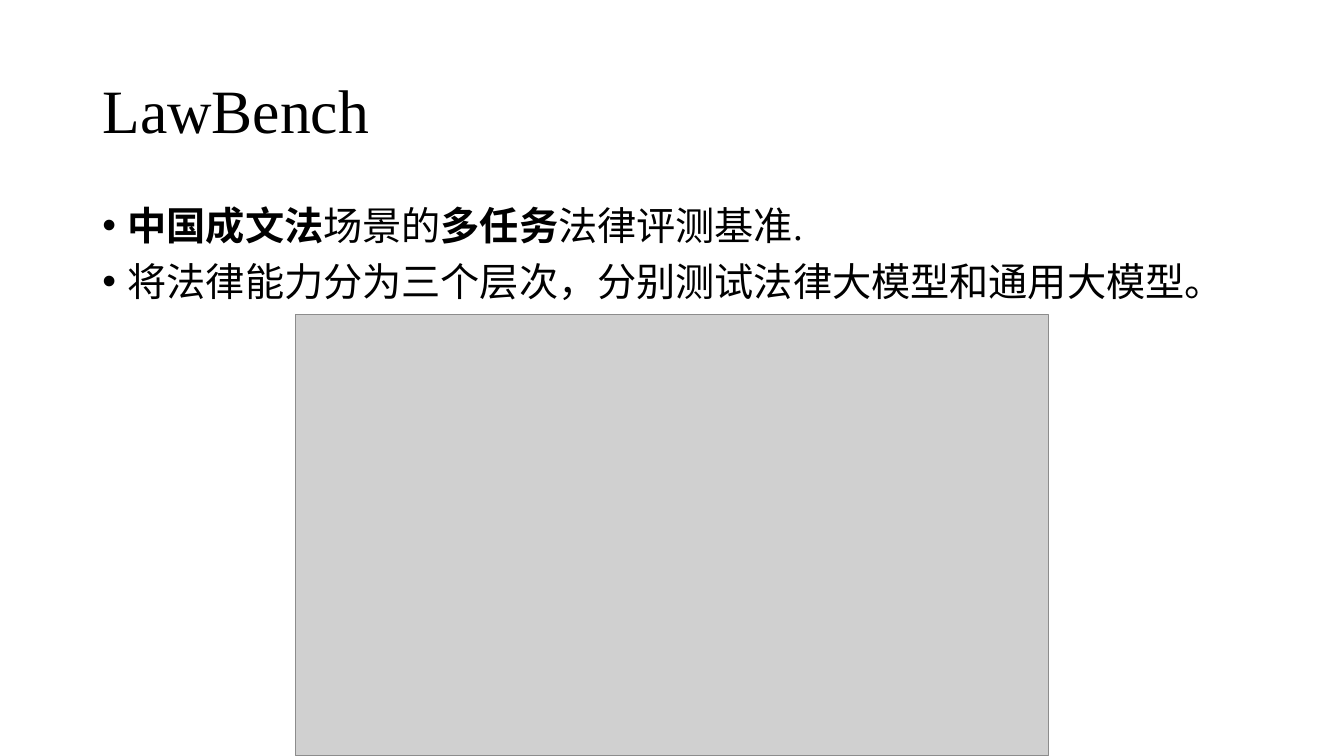
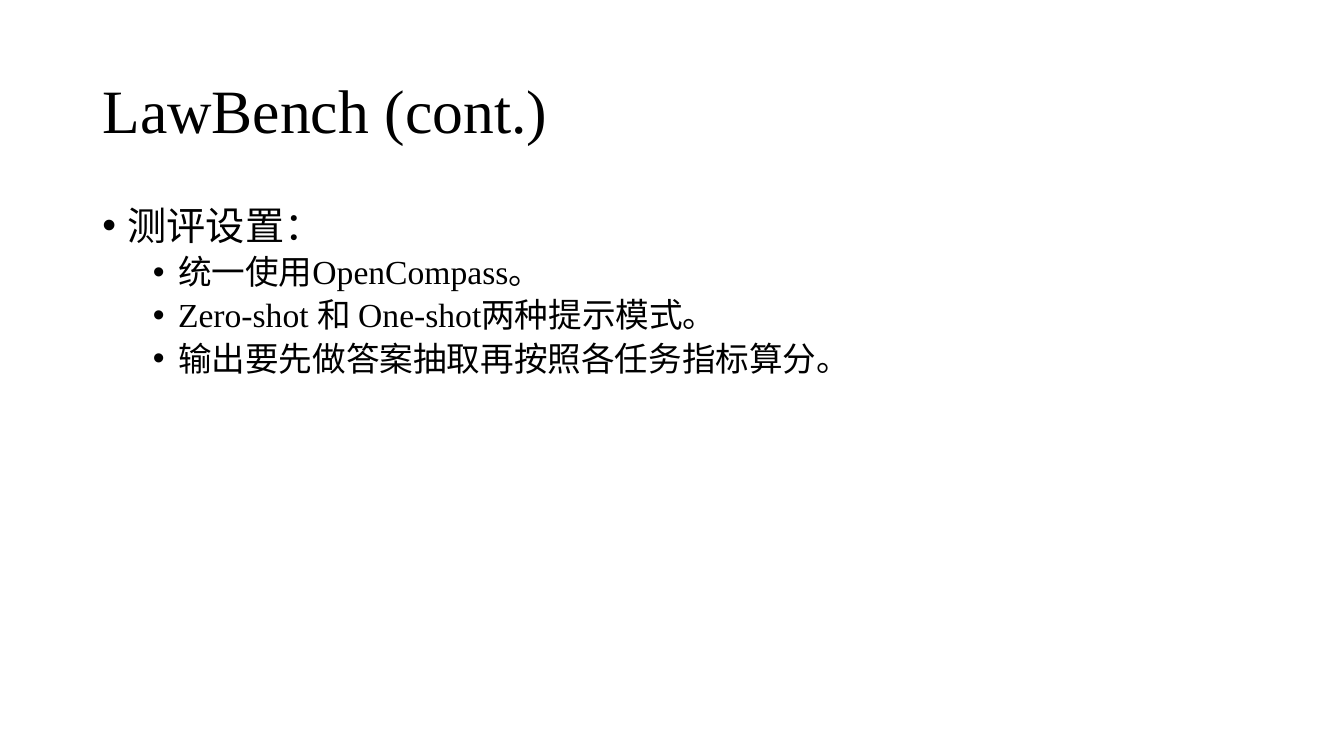
Before and after one commit to zhuohan9036/research_general_materials, a slide deck: slide 5 of legal_ai/20251107_intro_legal_ai_works.pptx (slide 2 before the commit). Drawn at 1344x756 pixels with LibreOffice and Linux fonts; fonts in the diff are those of the drawing; grey boxes stand for pictures. Boxes give left, top, right and bottom in pixels: in the first picture for what was removed or moved away, otherwise in the second. Text is boxed around its words. In the diff, an @@ line names an element or a change of style, - is before the commit and + after.

```diff
--- a/legal_ai/20251107_intro_legal_ai_works.pptx
+++ b/legal_ai/20251107_intro_legal_ai_works.pptx
@@ title at bbox=[102, 90, 547, 144]: text changed @@
-LawBench
+LawBench (cont.)
@@ text at bbox=[128, 207, 850, 374]: text changed; size 28 to 24 pt @@
-• 中国成文法场景的多任务法律评测基准.
-• 将法律能力分为三个层次，分别测试法律大模型和通用大模型。
+• 测评设置：
+  • 统一使用OpenCompass。
+  • Zero-shot 和 One-shot两种提示模式。
+  • 输出要先做答案抽取再按照各任务指标算分。
@@ picture removed at bbox=[295, 315, 1050, 756] @@
```
Also in this commit, not shown: 1 other slide changed, 5 slides added, 1 other file.
